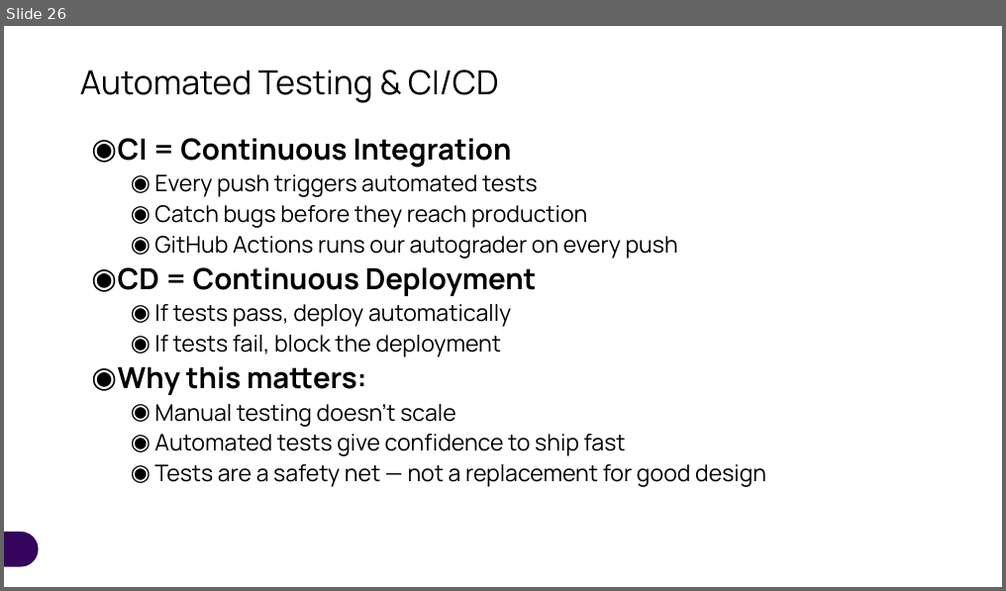
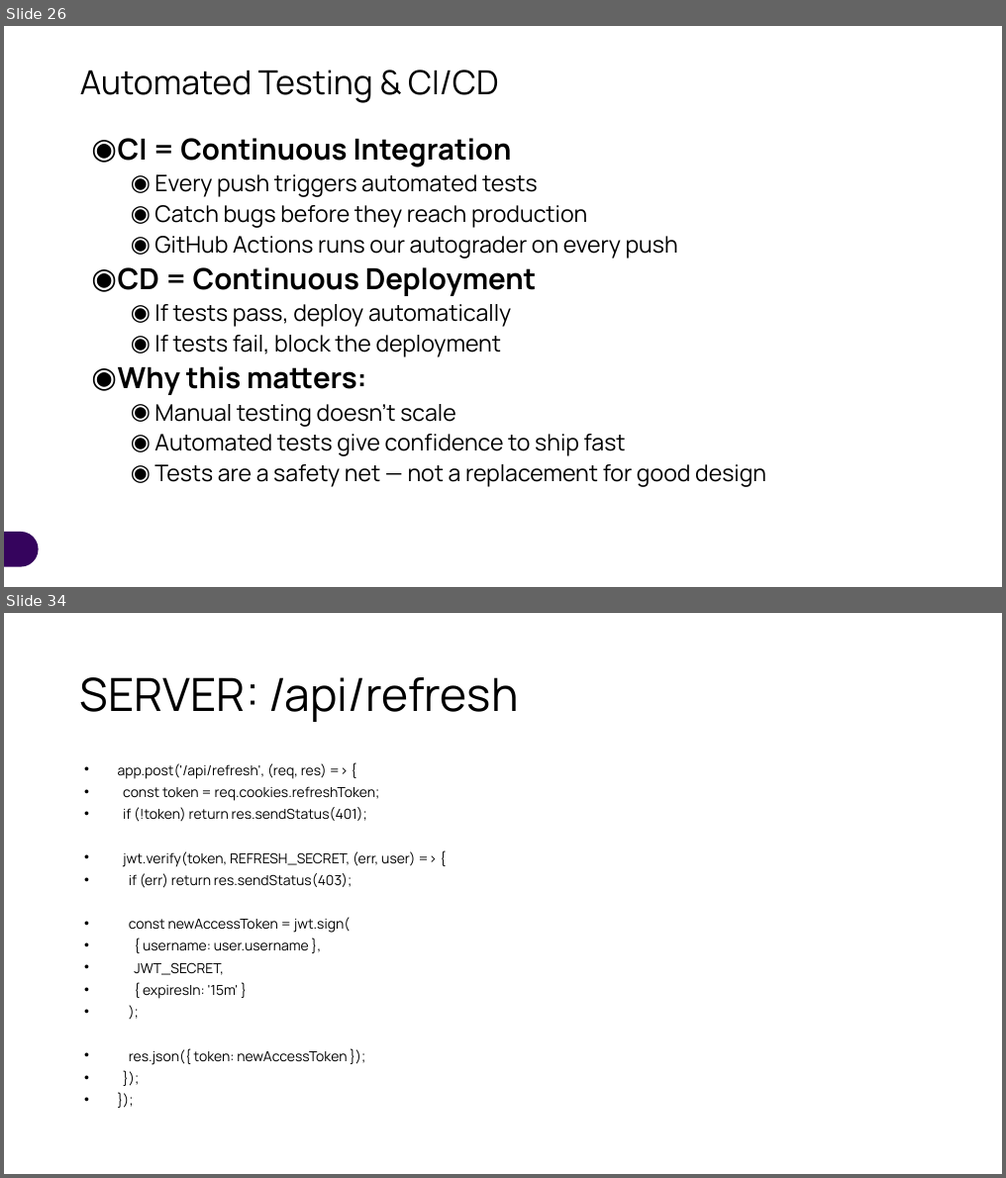
Before and after one commit to RPI-IT/ITWS4500_website, a slide deck: slides/week08/authentication.pptx. Shown one above the other, each under a label of ours: slide 26 before the commit, slides 26 and 34 after it; the slides between them are not shown. The pictures are 1006x591 and 1006x1178 pixels, drawn with LibreOffice and Linux fonts; fonts in the diff are those of the drawing. Boxes give left, top, right and bottom in pixels: in the first picture for what was removed or moved away, otherwise in the second. Text is boxed around its words. In the diff, an @@ line names an element or a change of style, - is before the commit and + after.

```diff
--- a/slides/week08/authentication.pptx
+++ b/slides/week08/authentication.pptx
@@ slide 34 added at [4, 613, 1002, 1174], background #FFFFFF @@
@@ title added at [80, 677, 519, 722], 44 pt, text #000000 @@
+SERVER: /api/refresh
@@ text added at [118, 763, 416, 1065], 13.3 pt, text #000000 @@
+• app.post('/api/refresh', (req, res) => {
+• const token = req.cookies.refreshToken;
+• if (!token) return res.sendStatus(401);
+• jwt.verify(token, REFRESH_SECRET, (err, user) => {
+• if (err) return res.sendStatus(403);
+• const newAccessToken = jwt.sign(
+• { username: user.username },
+• JWT_SECRET,
+• { expiresIn: '15m' }
+• );
+• res.json({ token: newAccessToken });
+• });
+• });
```
Also in this commit, not shown: 26 other slides added, 11 other files.
